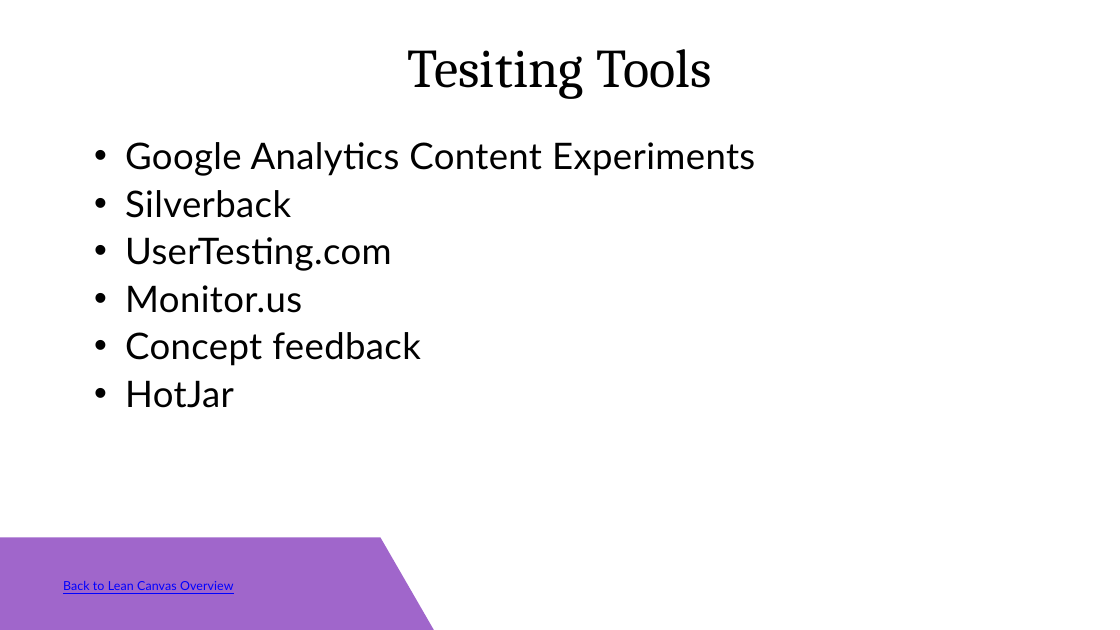
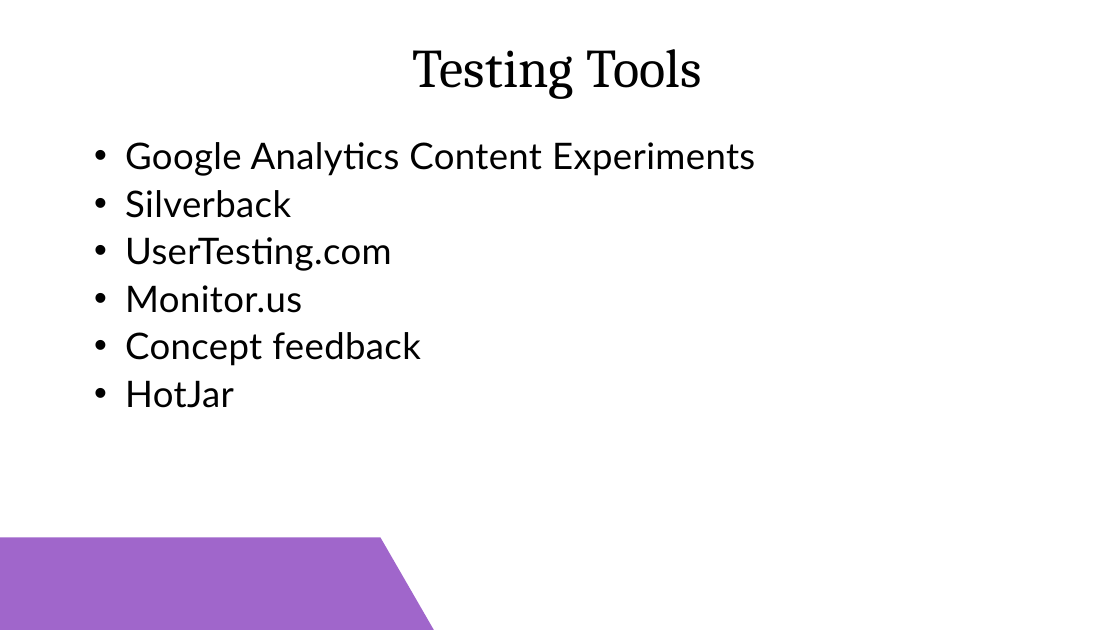
Before and after one commit to shaktimaan00/Minor_project_documentation_presentation, a slide deck: slide 11 of Blue and Purple Casual Corporate Lean Canvas Business Plan Business Presentation.pptx. Drawn at 1120x630 pixels with LibreOffice and Linux fonts; fonts in the diff are those of the drawing. Boxes give left, top, right and bottom in pixels: in the first picture for what was removed or moved away, otherwise in the second. Text is boxed around its words. In the diff, an @@ line names an element or a change of style, - is before the commit and + after.

Commit message:
upload

```diff
--- a/Blue and Purple Casual Corporate Lean Canvas Business Plan Business Presentation.pptx
+++ b/Blue and Purple Casual Corporate Lean Canvas Business Plan Business Presentation.pptx
@@ text at (x1=413, y1=49, x2=702, y2=99): text changed @@
-Tesiting Tools
+Testing Tools
@@ text removed at (x1=63, y1=581, x2=233, y2=590) @@
-Back to Lean Canvas Overview
```
Also in this commit, not shown: 7 other slides changed, 1 slide added, 1 slide removed.
